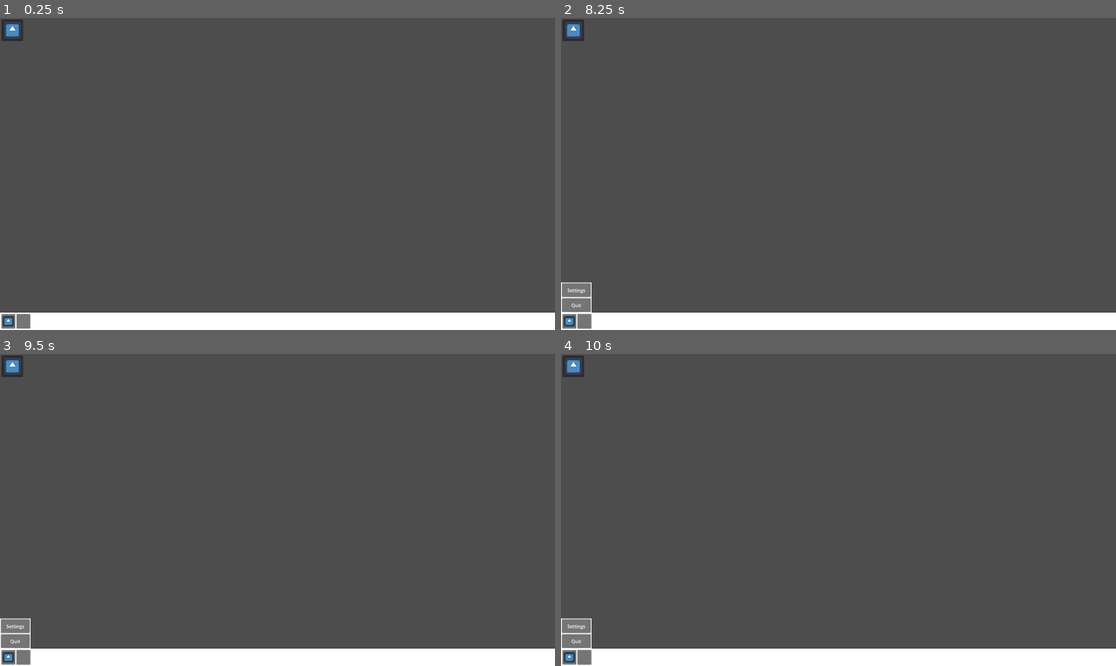
Above: before the commit, frames 1-4 (two rows, left to right).
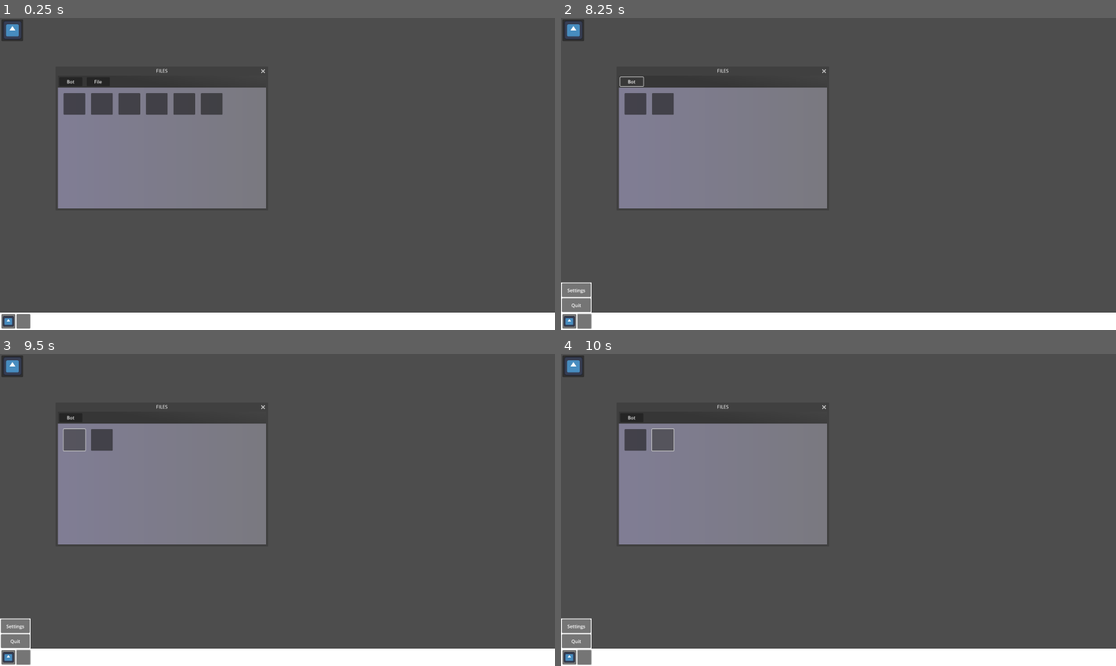
Above: after the commit, the same moments.

Repository: Thentrixxx/Shortcut-Mechanic
Game: Godot game, scene res://simulations/simulation_1.tscn
Two runs of this game, one before a commit and one after it. Both use one fixed random seed, a clock stepped at 60 frames per second and the inputs below. The engine's default icon, where the game draws it, is replaced by a stand-in: a white triangle on a blue panel in a dark square.
Inputs (mouse positions are in pixels of both pictures, inside the frame that each line leads up to):
- Up to frame 1 (0.25 s): no input
- Up to frame 2 (8.25 s): click (572, 30) at 0.5 s; click (572, 320) at 1.25 s; click "Settings" at 2 s; click (583, 320) at 2.75 s; click (633, 105) at 3.52 s; click (660, 105) at 4.27 s; click (688, 105) at 5.02 s; click (716, 105) at 5.77 s; click (744, 105) at 6.52 s; click (771, 105) at 7.27 s; click (633, 80) at 8 s, where only the run after the commit has a clickable "Bot"
- Up to frame 3 (9.5 s): click (72, 441) at 8.77 s
- Up to frame 4 (10 s): click (660, 441) at 9.52 s

The runs differ from the first frame. In frame 1, 13% of the frame differs, in the area x 10-48%, y 16-62%; in frame 2, 14%; in frame 3, 14%; in frame 4, 14%.

Commit message:
Add files via upload

Diff:
--- a/scripts/button_tuto_bot.gd
+++ b/scripts/button_tuto_bot.gd
@@ -5,9 +5,9 @@
 
 var past_time
 var current_time
-@export var double_click_time = 250
+var click: int
 
-var click: int
+@export var double_click_time = 300
 
 # Called when the node enters the scene tree for the first time.
 func _ready() -> void:
@@ -18,9 +18,6 @@
 func _process(delta: float) -> void:
 	current_time = Time.get_unix_time_from_system() * 1000
 
-#func _input(e):
-	#if e is InputEventMouseButton and e.button_index == MOUSE_BUTTON_LEFT and e.double_click:
-		#tuto_bot.visible = true
 
 func _on_button_up() -> void:
 	click += 1
--- /dev/null
+++ b/scripts/files_1.gd
@@ -0,0 +1,44 @@
+extends Window
+
+@onready var in_bot: TextureRect = $InBot
+@onready var in_file: TextureRect = $InFile
+@onready var file_button: Button = $TaskBar/FileButton
+@onready var in_bot_file_1: Button = $InBot/MarginContainer2/HBoxContainer/InBotFile1
+
+var past_time
+var current_time
+var click: int
+
+@export var double_click_time = 300
+
+# Called when the node enters the scene tree for the first time.
+func _ready() -> void:
+	pass # Replace with function body.
+
+
+# Called every frame. 'delta' is the elapsed time since the previous frame.
+func _process(delta: float) -> void:
+	current_time = Time.get_unix_time_from_system() * 1000
+
+
+func _on_close_requested() -> void:
+	visible = false
+
+# If Bot button in taskbar is pressed, go to higher directory
+func _on_bot_button_button_up() -> void:
+	in_bot.visible = true
+	in_file.visible = false
+	file_button.visible = false
+
+
+# If double clicks file, go into file
+func _on_in_bot_file_1_button_up() -> void:
+	click += 1
+	if click == 1:
+		past_time = current_time
+	if click == 2:
+		click = 0
+		if current_time - past_time < double_click_time:
+			file_button.visible = true
+			in_bot.visible = false
+			in_file.visible = true
--- /dev/null
+++ b/scripts/simulation_1.gd
@@ -0,0 +1,23 @@
+extends Node2D
+
+var times_pressed = 0
+
+@onready var tuto_bot: Window = $Tuto_Bot
+@onready var tuto_bot_text: RichTextLabel = $Tuto_Bot/ColorRect/MarginContainer/RichTextLabel
+
+
+# Called when the node enters the scene tree for the first time.
+func _ready() -> void:
+	$Tuto_Bot.connect("button_pressed", dialogue)
+
+
+func dialogue() -> void:
+	times_pressed += 1
+	if times_pressed == 1:
+		change_tuto_dialogue("Dialogue Changed")
+	elif times_pressed == 2:
+		change_tuto_dialogue("Dialogue Changed Again")
+
+
+func change_tuto_dialogue(dialogue: String):
+	tuto_bot_text.text = dialogue
--- a/scripts/tuto_bot.gd
+++ b/scripts/tuto_bot.gd
@@ -1,13 +1,17 @@
 extends Window
+
+signal button_pressed
+@onready var button: Button = $Button
+@onready var rich_text_label: RichTextLabel = $ColorRect/MarginContainer/RichTextLabel
+
 
 # Called when the node enters the scene tree for the first time.
 func _ready() -> void:
 	pass # Replace with function body.
 
-
-# Called every frame. 'delta' is the elapsed time since the previous frame.
-func _process(delta: float) -> void:
-	pass
+# Emits a signal when the button is pressed
+func _on_button_button_up() -> void:
+	emit_signal("button_pressed")
 
 
 func _on_close_requested() -> void:
--- a/scripts/windows_button.gd
+++ b/scripts/windows_button.gd
@@ -1,7 +1,6 @@
 extends Button
 
-@onready var texture_rect: TextureRect = $"../../../../TextureRect"
-
+@onready var texture_home_menu: TextureRect = $"../../../../TextureHomeMenu"
 @onready var is_pressed: bool = false
 
 # Called when the node enters the scene tree for the first time.
@@ -11,9 +10,9 @@
 
 func _on_button_up() -> void:
 	if is_pressed == true:
-		texture_rect.visible = false
+		texture_home_menu.visible = false
 		is_pressed = false
 
 	elif is_pressed == false:
-		texture_rect.visible = true
+		texture_home_menu.visible = true
 		is_pressed = true
--- a/simulations/simulation_1.tscn
+++ b/simulations/simulation_1.tscn
@@ -1,16 +1,32 @@
-[gd_scene load_steps=8 format=3 uid="uid://cromr3px1p3uk"]
+[gd_scene load_steps=14 format=3 uid="uid://cromr3px1p3uk"]
 
 [ext_resource type="PackedScene" uid="uid://cdi0ll1as8vee" path="res://windows/tuto_bot.tscn" id="1_1otat"]
+[ext_resource type="Script" path="res://scripts/simulation_1.gd" id="1_5wa10"]
 [ext_resource type="Script" path="res://scripts/quit_button.gd" id="2_3or6o"]
 [ext_resource type="Script" path="res://scripts/button_tuto_bot.gd" id="2_80nif"]
 [ext_resource type="Script" path="res://scripts/windows_button.gd" id="3_eskwv"]
 [ext_resource type="Texture2D" uid="uid://ctoj8ovlh3084" path="res://icon.svg" id="3_tij7h"]
+[ext_resource type="Script" path="res://scripts/files_1.gd" id="7_5wk0m"]
 
 [sub_resource type="CanvasTexture" id="CanvasTexture_flfim"]
 
 [sub_resource type="CanvasTexture" id="CanvasTexture_brkoe"]
 
+[sub_resource type="Gradient" id="Gradient_a0gcj"]
+colors = PackedColorArray(0.504164, 0.493083, 0.58463, 1, 0.470076, 0.470076, 0.470076, 1)
+
+[sub_resource type="GradientTexture1D" id="GradientTexture1D_ta0yw"]
+gradient = SubResource("Gradient_a0gcj")
+
+[sub_resource type="Gradient" id="Gradient_2nem8"]
+colors = PackedColorArray(0.212305, 0.212305, 0.212305, 1, 0.28485, 0.28485, 0.28485, 1)
+
+[sub_resource type="GradientTexture2D" id="GradientTexture2D_ltb0v"]
+gradient = SubResource("Gradient_2nem8")
+fill_from = Vector2(0.200855, 0.384615)
+
 [node name="Simulation_1" type="Node2D"]
+script = ExtResource("1_5wa10")
 
 [node name="Tuto_Bot" parent="." instance=ExtResource("1_1otat")]
 visible = false
@@ -47,7 +63,7 @@
 scale = Vector2(0.5, 0.5)
 texture = ExtResource("3_tij7h")
 
-[node name="TextureRect" type="TextureRect" parent="Control"]
+[node name="TextureHomeMenu" type="TextureRect" parent="Control"]
 visible = false
 layout_mode = 2
 offset_top = 915.0
@@ -55,7 +71,7 @@
 offset_bottom = 1021.0
 texture = SubResource("CanvasTexture_flfim")
 
-[node name="MarginWindowsMenu" type="MarginContainer" parent="Control/TextureRect"]
+[node name="MarginWindowsMenu" type="MarginContainer" parent="Control/TextureHomeMenu"]
 layout_mode = 1
 anchors_preset = 2
 anchor_top = 1.0
@@ -70,14 +86,14 @@
 theme_override_constants/margin_right = 10
 theme_override_constants/margin_bottom = 10
 
-[node name="WindowsMenu" type="VBoxContainer" parent="Control/TextureRect/MarginWindowsMenu"]
-layout_mode = 2
-
-[node name="SettingsButton" type="Button" parent="Control/TextureRect/MarginWindowsMenu/WindowsMenu"]
+[node name="WindowsMenu" type="VBoxContainer" parent="Control/TextureHomeMenu/MarginWindowsMenu"]
+layout_mode = 2
+
+[node name="SettingsButton" type="Button" parent="Control/TextureHomeMenu/MarginWindowsMenu/WindowsMenu"]
 custom_minimum_size = Vector2(100, 48)
 layout_mode = 2
 
-[node name="SettingsText" type="Label" parent="Control/TextureRect/MarginWindowsMenu/WindowsMenu/SettingsButton"]
+[node name="SettingsText" type="Label" parent="Control/TextureHomeMenu/MarginWindowsMenu/WindowsMenu/SettingsButton"]
 layout_mode = 1
 anchors_preset = 8
 anchor_left = 0.5
@@ -93,12 +109,12 @@
 text = "Settings
 "
 
-[node name="QuitButton" type="Button" parent="Control/TextureRect/MarginWindowsMenu/WindowsMenu"]
+[node name="QuitButton" type="Button" parent="Control/TextureHomeMenu/MarginWindowsMenu/WindowsMenu"]
 custom_minimum_size = Vector2(100, 48)
 layout_mode = 2
 script = ExtResource("2_3or6o")
 
-[node name="QuitText" type="Label" parent="Control/TextureRect/MarginWindowsMenu/WindowsMenu/QuitButton"]
+[node name="QuitText" type="Label" parent="Control/TextureHomeMenu/MarginWindowsMenu/WindowsMenu/QuitButton"]
 layout_mode = 1
 anchors_preset = 8
 anchor_left = 0.5
@@ -115,7 +131,7 @@
 "
 horizontal_alignment = 1
 
-[node name="TextureRect2" type="TextureRect" parent="Control"]
+[node name="TextureTaskBar" type="TextureRect" parent="Control"]
 layout_mode = 1
 anchors_preset = 12
 anchor_top = 1.0
@@ -126,7 +142,7 @@
 grow_vertical = 0
 texture = SubResource("CanvasTexture_brkoe")
 
-[node name="MarginTaskBar" type="MarginContainer" parent="Control/TextureRect2"]
+[node name="MarginTaskBar" type="MarginContainer" parent="Control/TextureTaskBar"]
 layout_mode = 1
 anchors_preset = 15
 anchor_right = 1.0
@@ -138,24 +154,149 @@
 theme_override_constants/margin_right = 5
 theme_override_constants/margin_bottom = 5
 
-[node name="TaskBar" type="HBoxContainer" parent="Control/TextureRect2/MarginTaskBar"]
+[node name="TaskBar" type="HBoxContainer" parent="Control/TextureTaskBar/MarginTaskBar"]
 custom_minimum_size = Vector2(50, 50)
 layout_mode = 2
 
-[node name="WindowsButton" type="Button" parent="Control/TextureRect2/MarginTaskBar/TaskBar"]
+[node name="WindowsButton" type="Button" parent="Control/TextureTaskBar/MarginTaskBar/TaskBar"]
 custom_minimum_size = Vector2(48, 48)
 layout_mode = 2
 script = ExtResource("3_eskwv")
 
-[node name="Sprite2D" type="Sprite2D" parent="Control/TextureRect2/MarginTaskBar/TaskBar/WindowsButton"]
+[node name="Sprite2D" type="Sprite2D" parent="Control/TextureTaskBar/MarginTaskBar/TaskBar/WindowsButton"]
 position = Vector2(24, 25)
 scale = Vector2(0.296875, 0.28125)
 texture = ExtResource("3_tij7h")
 
-[node name="Button2" type="Button" parent="Control/TextureRect2/MarginTaskBar/TaskBar"]
+[node name="Button2" type="Button" parent="Control/TextureTaskBar/MarginTaskBar/TaskBar"]
 custom_minimum_size = Vector2(48, 48)
 layout_mode = 2
 
+[node name="Files1" type="Window" parent="."]
+title = "FILES"
+position = Vector2i(200, 200)
+size = Vector2i(720, 460)
+unresizable = true
+script = ExtResource("7_5wk0m")
+
+[node name="InFile" type="TextureRect" parent="Files1"]
+offset_top = 40.0
+offset_right = 1000.0
+offset_bottom = 570.0
+texture = SubResource("GradientTexture1D_ta0yw")
+
+[node name="MarginContainer" type="MarginContainer" parent="Files1/InFile"]
+layout_mode = 0
+offset_right = 60.0
+offset_bottom = 60.0
+theme_override_constants/margin_left = 20
+theme_override_constants/margin_top = 20
+theme_override_constants/margin_right = 20
+theme_override_constants/margin_bottom = 20
+
+[node name="HBoxContainer" type="HBoxContainer" parent="Files1/InFile/MarginContainer"]
+custom_minimum_size = Vector2(50, 50)
+layout_mode = 2
+theme_override_constants/separation = 20
+
+[node name="InFileFile1" type="Button" parent="Files1/InFile/MarginContainer/HBoxContainer"]
+custom_minimum_size = Vector2(75, 5)
+layout_mode = 2
+
+[node name="InFileFile2" type="Button" parent="Files1/InFile/MarginContainer/HBoxContainer"]
+custom_minimum_size = Vector2(75, 75)
+layout_mode = 2
+
+[node name="InFileFile3" type="Button" parent="Files1/InFile/MarginContainer/HBoxContainer"]
+custom_minimum_size = Vector2(75, 75)
+layout_mode = 2
+
+[node name="InFileFile4" type="Button" parent="Files1/InFile/MarginContainer/HBoxContainer"]
+custom_minimum_size = Vector2(75, 75)
+layout_mode = 2
+
+[node name="InFileFile5" type="Button" parent="Files1/InFile/MarginContainer/HBoxContainer"]
+custom_minimum_size = Vector2(75, 75)
+layout_mode = 2
+
+[node name="InFileFile6" type="Button" parent="Files1/InFile/MarginContainer/HBoxContainer"]
+custom_minimum_size = Vector2(75, 75)
+layout_mode = 2
+
+[node name="InBot" type="TextureRect" parent="Files1"]
+visible = false
+offset_top = 40.0
+offset_right = 1000.0
+offset_bottom = 570.0
+texture = SubResource("GradientTexture1D_ta0yw")
+
+[node name="MarginContainer2" type="MarginContainer" parent="Files1/InBot"]
+layout_mode = 0
+offset_right = 590.0
+offset_bottom = 115.0
+theme_override_constants/margin_left = 20
+theme_override_constants/margin_top = 20
+theme_override_constants/margin_right = 20
+theme_override_constants/margin_bottom = 20
+
+[node name="HBoxContainer" type="HBoxContainer" parent="Files1/InBot/MarginContainer2"]
+custom_minimum_size = Vector2(50, 50)
+layout_mode = 2
+theme_override_constants/separation = 20
+
+[node name="InBotFile1" type="Button" parent="Files1/InBot/MarginContainer2/HBoxContainer"]
+custom_minimum_size = Vector2(75, 5)
+layout_mode = 2
+
+[node name="InBotFile2" type="Button" parent="Files1/InBot/MarginContainer2/HBoxContainer"]
+custom_minimum_size = Vector2(75, 75)
+layout_mode = 2
+
+[node name="TaskBar" type="TextureRect" parent="Files1"]
+offset_top = -23.0
+offset_right = 800.0
+offset_bottom = 41.0
+texture = SubResource("GradientTexture2D_ltb0v")
+
+[node name="BotButton" type="Button" parent="Files1/TaskBar"]
+layout_mode = 0
+offset_left = 5.0
+offset_top = 28.0
+offset_right = 85.0
+offset_bottom = 59.0
+text = "Bot"
+
+[node name="FileButton" type="Button" parent="Files1/TaskBar"]
+layout_mode = 0
+offset_left = 100.0
+offset_top = 28.0
+offset_right = 180.0
+offset_bottom = 59.0
+text = "File
+"
+
+[node name="Files2" type="Window" parent="."]
+auto_translate_mode = 1
+title = "FILES"
+position = Vector2i(250, 250)
+size = Vector2i(720, 560)
+visible = false
+unresizable = true
+
+[node name="MarginContainer" type="MarginContainer" parent="Files2"]
+offset_right = 40.0
+offset_bottom = 40.0
+theme_override_constants/margin_left = 5
+theme_override_constants/margin_top = 5
+theme_override_constants/margin_right = 5
+theme_override_constants/margin_bottom = 5
+
+[node name="HBoxContainer" type="HBoxContainer" parent="Files2/MarginContainer"]
+layout_mode = 2
+
 [connection signal="button_up" from="Control/MarginHomePage/HomePage/ButtonTutoBot" to="Control/MarginHomePage/HomePage/ButtonTutoBot" method="_on_button_up"]
-[connection signal="button_up" from="Control/TextureRect/MarginWindowsMenu/WindowsMenu/QuitButton" to="Control/TextureRect/MarginWindowsMenu/WindowsMenu/QuitButton" method="_on_button_up"]
-[connection signal="button_up" from="Control/TextureRect2/MarginTaskBar/TaskBar/WindowsButton" to="Control/TextureRect2/MarginTaskBar/TaskBar/WindowsButton" method="_on_button_up"]
+[connection signal="button_up" from="Control/TextureHomeMenu/MarginWindowsMenu/WindowsMenu/QuitButton" to="Control/TextureHomeMenu/MarginWindowsMenu/WindowsMenu/QuitButton" method="_on_button_up"]
+[connection signal="button_up" from="Control/TextureTaskBar/MarginTaskBar/TaskBar/WindowsButton" to="Control/TextureTaskBar/MarginTaskBar/TaskBar/WindowsButton" method="_on_button_up"]
+[connection signal="close_requested" from="Files1" to="Files1" method="_on_close_requested"]
+[connection signal="button_up" from="Files1/InBot/MarginContainer2/HBoxContainer/InBotFile1" to="Files1" method="_on_in_bot_file_1_button_up"]
+[connection signal="button_up" from="Files1/TaskBar/BotButton" to="Files1" method="_on_bot_button_button_up"]
--- a/windows/tuto_bot.tscn
+++ b/windows/tuto_bot.tscn
@@ -61,3 +61,4 @@
 text = "Continue"
 
 [connection signal="close_requested" from="." to="." method="_on_close_requested"]
+[connection signal="button_up" from="Button" to="." method="_on_button_button_up"]
